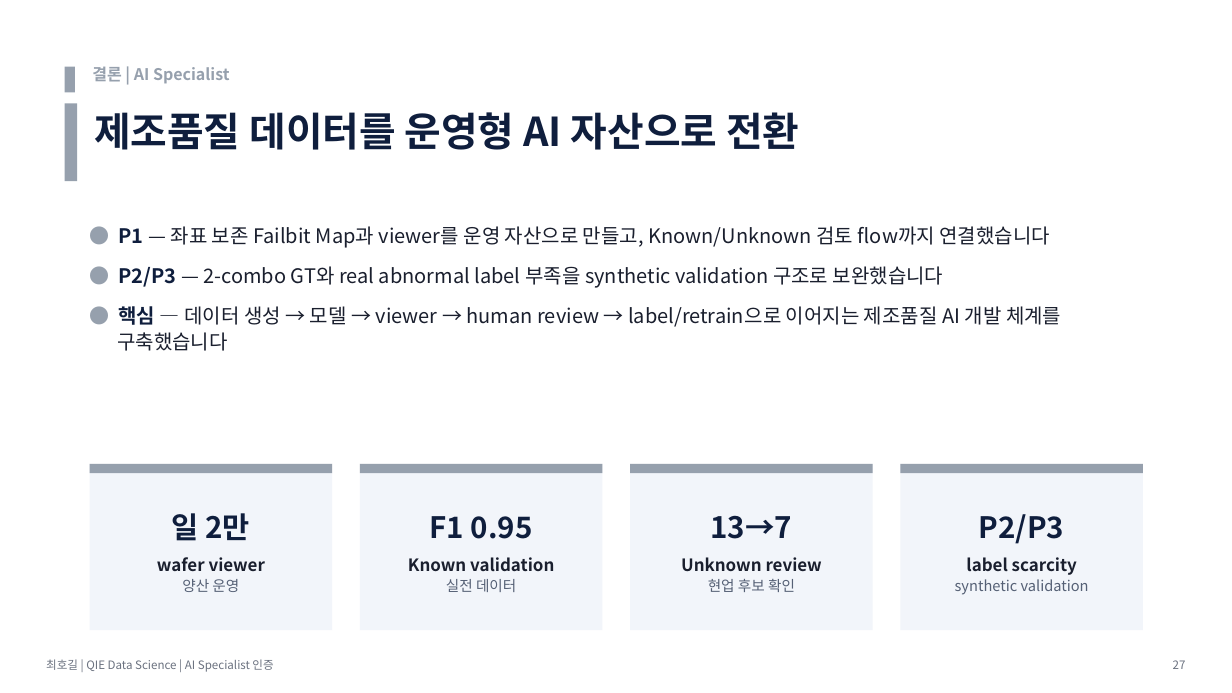
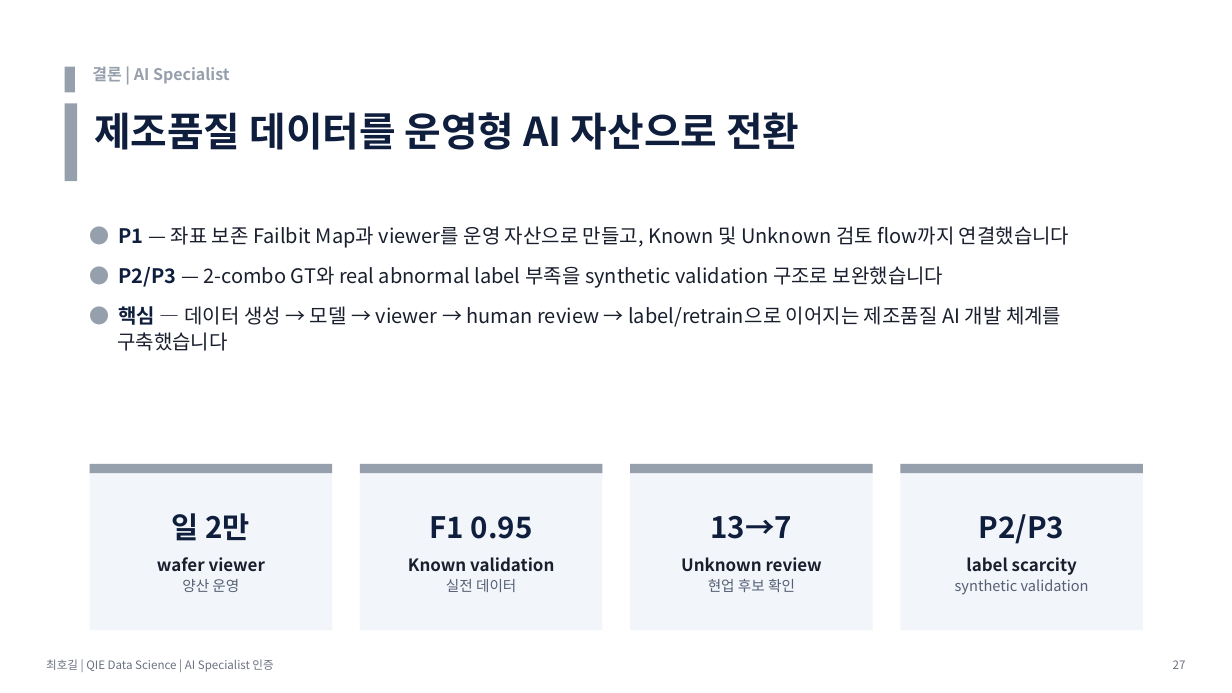
Before and after one commit to hogil/fbm_paper, a slide deck: slide 27 of recommendation/presentation/'26년 AI Specialist 면점 심사 자료_메모리사업부_최호길.pptx. Drawn at 1232x693 pixels with LibreOffice and Linux fonts; fonts in the diff are those of the drawing. Boxes give left, top, right and bottom in pixels: in the first picture for what was removed or moved away, otherwise in the second. Text is boxed around its words. In the diff, an @@ line names an element or a change of style, - is before the commit and + after.

```diff
--- a/recommendation/presentation/'26년 AI Specialist 면점 심사 자료_메모리사업부_최호길.pptx
+++ b/recommendation/presentation/'26년 AI Specialist 면점 심사 자료_메모리사업부_최호길.pptx
@@ text at <box>119,226,1069,248</box>: text changed @@
-● P1 — 좌표 보존 Failbit Map과 viewer를 운영 자산으로 만들고, Known/Unknown 검토 flow까지 연결했습니다
+● P1 — 좌표 보존 Failbit Map과 viewer를 운영 자산으로 만들고, Known 및 Unknown 검토 flow까지 연결했습니다
```
Also in this commit, not shown: 12 other slides changed, 2 other files.
